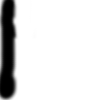
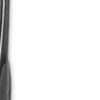
The second 100×100 image is a revision of the first. Changes to its layers:
added layer "Pasted Layer" above "ldoor.png" over [0, 0, 35, 100]
